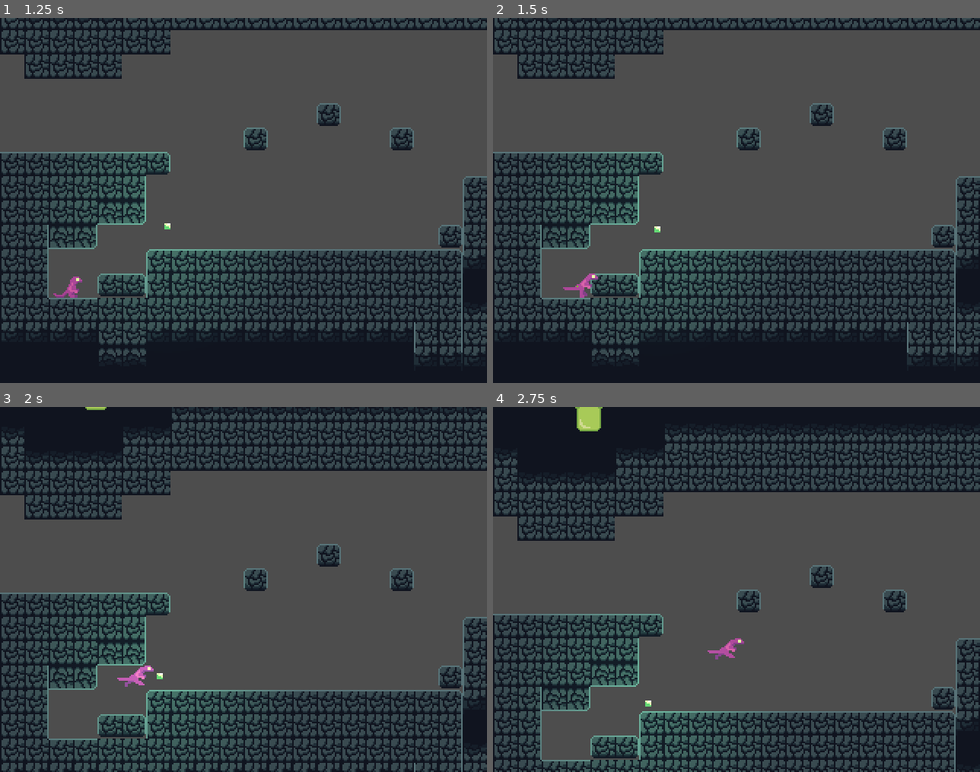
Above: before the commit, frames 1-4 (two rows, left to right).
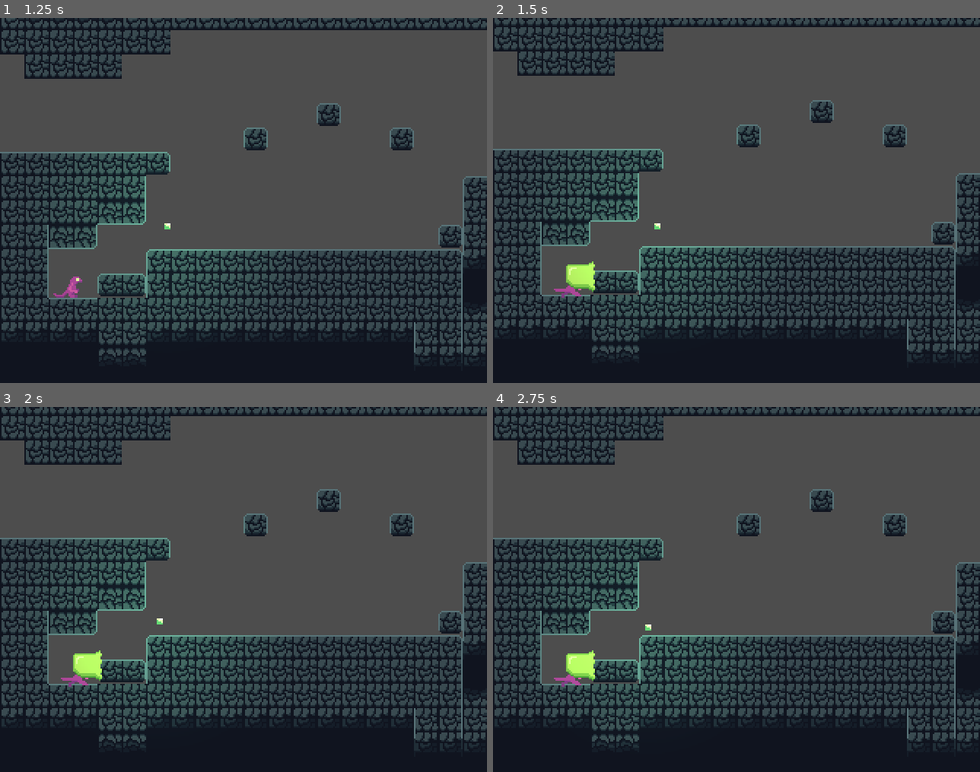
Above: after the commit, the same moments.

Repository: Liakatido/MVM19
Game: Godot game, scene res://scenes/game.tscn
Same seed, same stepped clock (60 frames per second), same inputs: the game is played once before the commit and once after it.
Inputs:
- Up to frame 1 (1.25 s): click "Start Game" at 0.5 s
- Up to frame 2 (1.5 s): tap Enter (ui_accept) at 1.25 s; hold Right (right) from 1.28 s (still down); hold V (spit) from 1.28 s (still down)
- Up to frame 3 (2 s): keep holding Right (right); keep holding V (spit); tap Z (jump) at 1.52 s
- Up to frame 4 (2.75 s): keep holding Right (right); release V (spit) at 2.03 s; tap X (attack) at 2.1 s; tap Z (jump) at 2.27 s; tap V (spit) at 2.3 s

Frame 1 is identical in both runs. In frame 2, 27% of the frame differs, in the area x 0-100%, y 0-95%; in frame 3, 43%; in frame 4, 48%, in the area x 0-100%, y 0-100%.

Commit message:
goo spawn finished

Diff:
--- a/scenes/levels/tilesets/cave_tileset.tres
+++ b/scenes/levels/tilesets/cave_tileset.tres
@@ -81,6 +81,7 @@
 5:1/0 = 0
 5:1/0/physics_layer_0/linear_velocity = Vector2(0, 0)
 5:1/0/physics_layer_0/angular_velocity = 0.0
+5:1/0/physics_layer_0/polygon_0/points = PackedVector2Array(-8, -8, 8, -8, 8, 8, -8, 8)
 0:2/0 = 0
 0:2/0/physics_layer_0/linear_velocity = Vector2(0, 0)
 0:2/0/physics_layer_0/angular_velocity = 0.0
--- a/scenes/player/spit.gd
+++ b/scenes/player/spit.gd
@@ -52,11 +52,15 @@
 	var global_pos_of_surrounding_tiles : Array
 
 	for tile_i in surrounding_tiles:
+		var tile_id = map.get_cell_source_id(0, tile_i)
+		# empty tile on tilemap
+		if tile_id < 0:
+			continue
 		var pos = map.to_global(map.map_to_local(tile_i))
 		global_pos_of_surrounding_tiles.append(pos)
 
 	var closest_tile : Vector2 = Vector2(99999999999999, 99999999999999) # really big vector so its always the furthestst away
-	for tile in surrounding_tiles:
+	for tile in global_pos_of_surrounding_tiles:
 		var distance = global_position.distance_to(tile)
 		if distance < global_position.distance_to(closest_tile):
 			closest_tile = tile
@@ -68,16 +72,16 @@
 	var goo_direction : Vector2
 	if is_horizontal:
 		const tile_x_size = 16
-		goo_pos = Vector2(tile_x_size*sign(from_tile_to_here.x), global_position.y)
+		goo_pos = Vector2(closest_tile.x+tile_x_size*sign(from_tile_to_here.x), global_position.y)
 		goo_direction = Vector2.RIGHT * sign(from_tile_to_here.x)
 	else:
 		const tile_y_size = 16
-		goo_pos = Vector2(global_position.x, tile_y_size*sign(from_tile_to_here.y))
+		goo_pos = Vector2(global_position.x, closest_tile.y+tile_y_size*sign(from_tile_to_here.y))
 		goo_direction = Vector2.DOWN * sign(from_tile_to_here.y)
 
 	# spawn goo
 	var goo = get_goo_scene(goo_direction).instantiate()
-	get_parent().add_child(goo)
+	get_parent().call_deferred("add_child", goo)
 	goo.global_position = goo_pos
 
 func _on_hitbox_body_entered(body):
